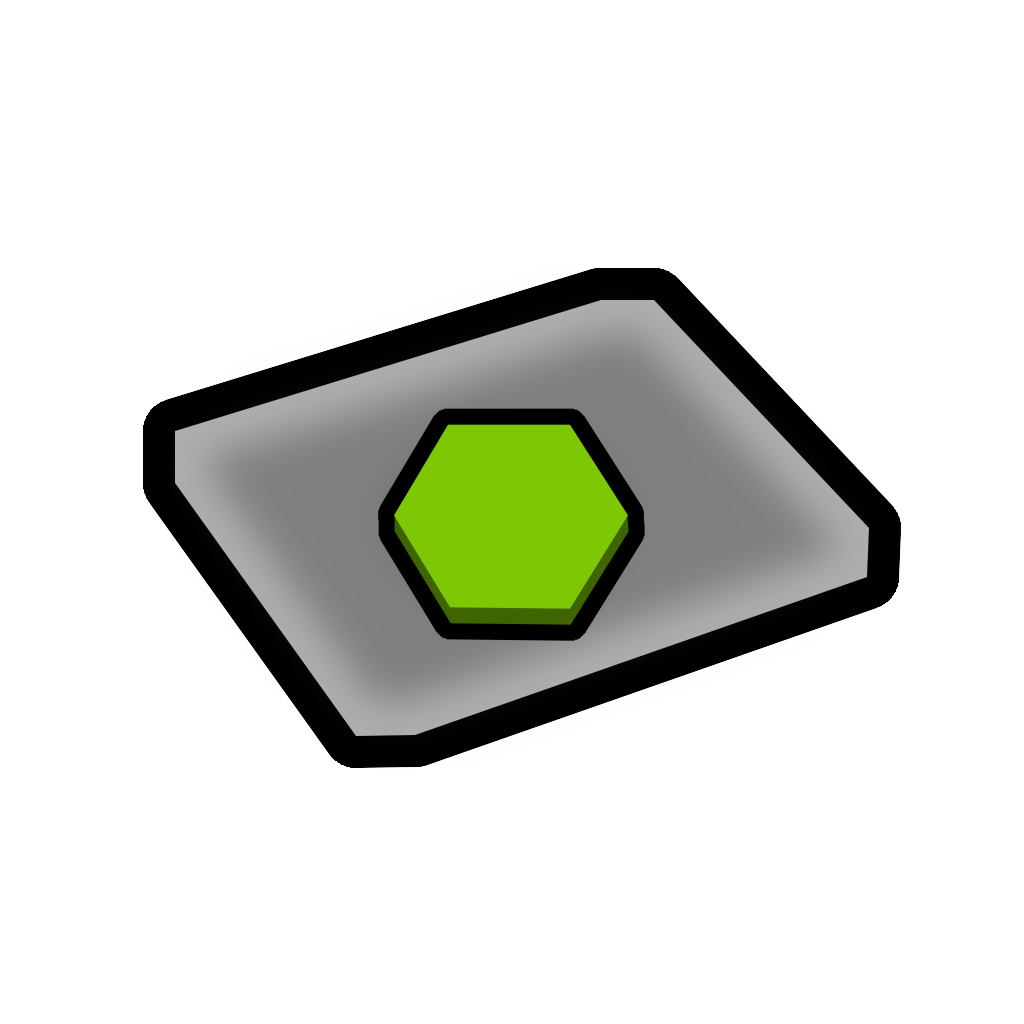
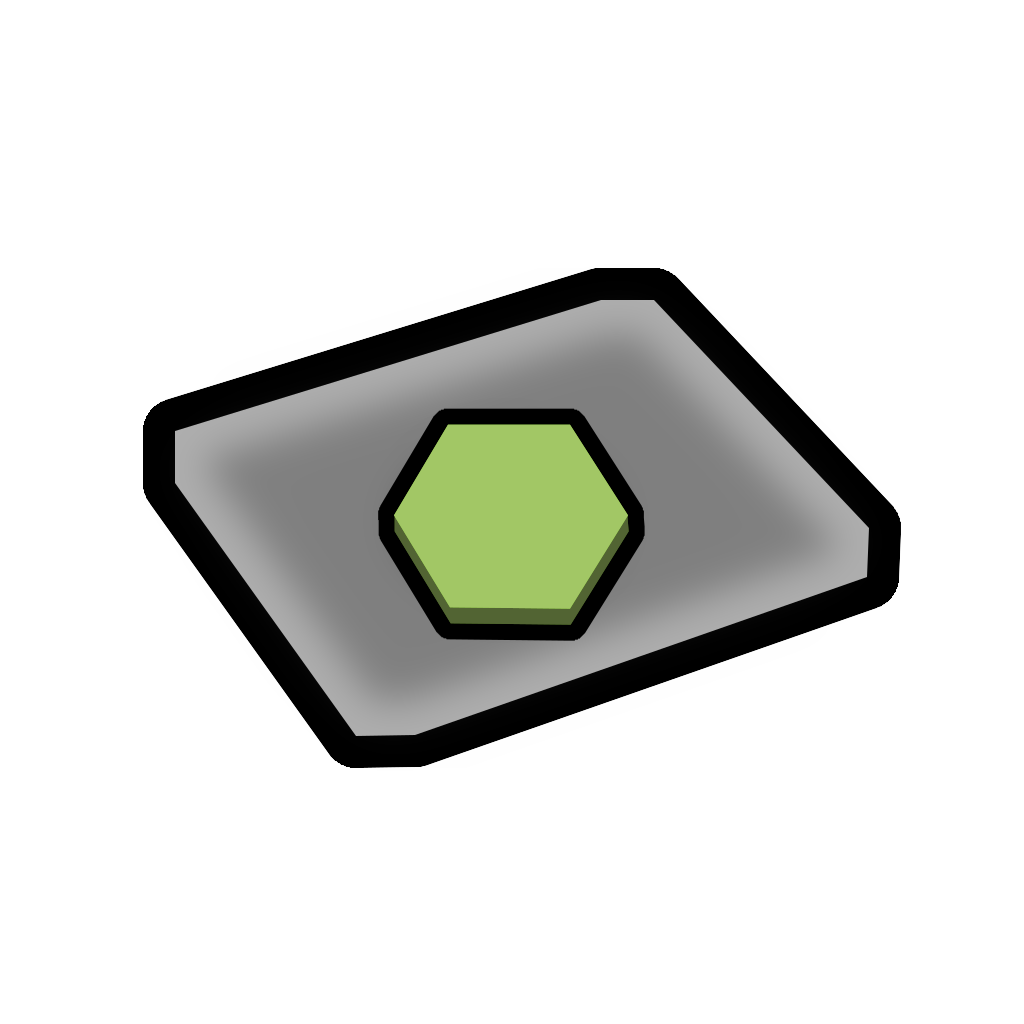
Layer changes from the first 1024 × 1024 image to the second:
painted on "pill" over left=394, top=424, right=628, bottom=609
painted on "pill under" over left=394, top=515, right=629, bottom=625